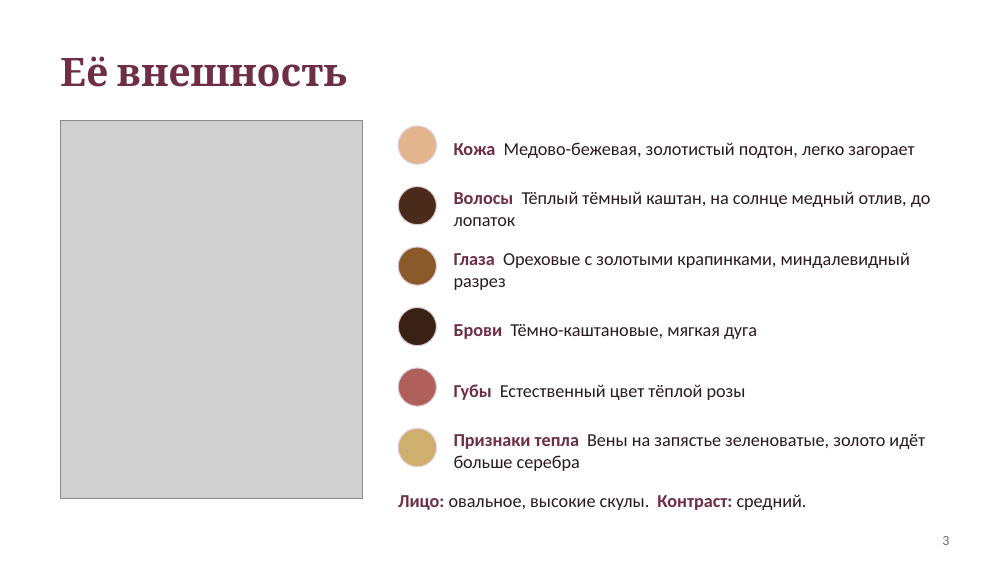
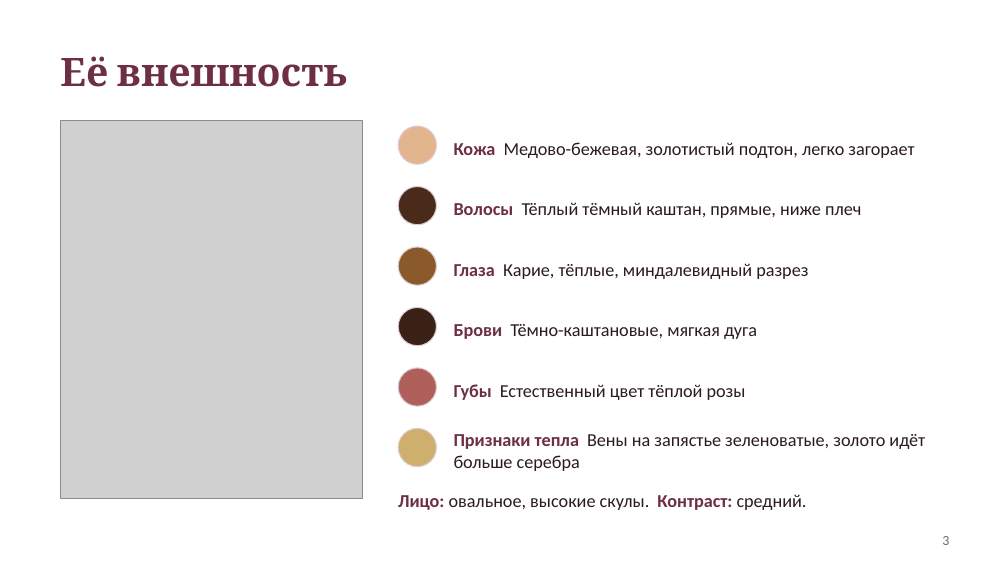
Before and after one commit to mn-stilist/aru, a slide deck: slide 3 of docs/2026-10-23_Aru-демо-клиентка-Айгерим.pptx. Drawn at 1008x567 pixels with LibreOffice and Linux fonts; fonts in the diff are those of the drawing; grey boxes stand for pictures. Boxes give left, top, right and bottom in pixels: in the first picture for what was removed or moved away, otherwise in the second. Text is boxed around its words. In the diff, an @@ line names an element or a change of style, - is before the commit and + after.

```diff
--- a/docs/2026-10-23_Aru-демо-клиентка-Айгерим.pptx
+++ b/docs/2026-10-23_Aru-демо-клиентка-Айгерим.pptx
@@ text at (454,202,861,218): text changed @@
-Волосы Тёплый тёмный каштан, на солнце медный отлив, до лопаток
+Волосы Тёплый тёмный каштан, прямые, ниже плеч
@@ text at (454,263,808,279): text changed @@
-Глаза Ореховые с золотыми крапинками, миндалевидный разрез
+Глаза Карие, тёплые, миндалевидный разрез
```
Also in this commit, not shown: 3 other slides changed, 1 slide added, 1 slide removed, 1 other file.
